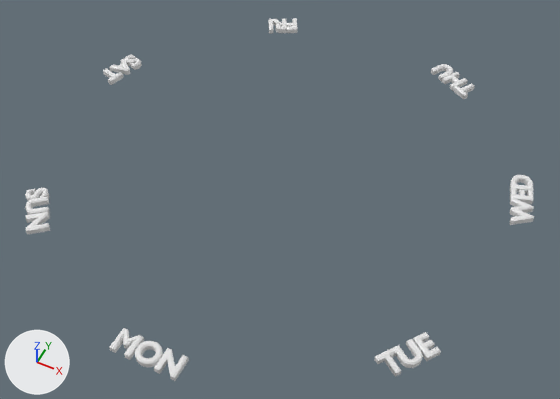
The OBJ model data/model/radial_text.obj, before and after one commit.
Both versions are drawn from a 50 mm camera at (1.12, -2.24, 2.63) aimed at (0.06, -0.11, -0.03). The lights are fixed; the arrows at lower left show +X, +Y and +Z. Where no turn or scale is listed for an object, it has been applied to the vertices. Vertices at the same position are counted once.

The scene before the commit, as lines of its bpy script (objects in view):
```python
me_mon = bpy.data.meshes.new('MON')
me_mon.from_pydata(...)  # 484 vertices, 597 faces; spans x -0.146..0.143, y -1.147..-1.048, z 0.038..0.075
me_mon_001 = bpy.data.meshes.new('MON.001')
me_mon_001.from_pydata(...)  # 392 vertices, 478 faces; spans x 0.767..0.981, y -0.766..-0.547, z 0.038..0.075
me_mon_002 = bpy.data.meshes.new('MON.002')
me_mon_002.from_pydata(...)  # 840 vertices, 1038 faces; spans x -0.937..-0.72, y -0.832..-0.596, z 0.035..0.076
me_mon_003 = bpy.data.meshes.new('MON.003')
me_mon_003.from_pydata(...)  # 316 vertices, 387 faces; spans x 0.979..1.128, y 0.144..0.441, z 0.038..0.075
me_mon_004 = bpy.data.meshes.new('MON.004')
me_mon_004.from_pydata(...)  # 564 vertices, 697 faces; spans x -1.127..-0.988, y 0.149..0.383, z 0.038..0.075
me_mon_005 = bpy.data.meshes.new('MON.005')
me_mon_005.from_pydata(...)  # 392 vertices, 478 faces; spans x 0.392..0.636, y 0.85..1.049, z 0.038..0.075
me_mon_006 = bpy.data.meshes.new('MON.006')
me_mon_006.from_pydata(...)  # 432 vertices, 532 faces; spans x -0.564..-0.38, y 0.905..1.065, z 0.038..0.075
ob_mon = bpy.data.objects.new('MON', me_mon)
ob_mon.location = (0.0, 0.0, 0.0)
ob_mon_001 = bpy.data.objects.new('MON.001', me_mon_001)
ob_mon_001.location = (0.0, 0.0, 0.0)
ob_mon_002 = bpy.data.objects.new('MON.002', me_mon_002)
ob_mon_002.location = (0.0, 0.0, 0.0)
ob_mon_003 = bpy.data.objects.new('MON.003', me_mon_003)
ob_mon_003.location = (0.0, 0.0, 0.0)
ob_mon_004 = bpy.data.objects.new('MON.004', me_mon_004)
ob_mon_004.location = (0.0, 0.0, 0.0)
ob_mon_005 = bpy.data.objects.new('MON.005', me_mon_005)
ob_mon_005.location = (0.0, 0.0, 0.0)
ob_mon_006 = bpy.data.objects.new('MON.006', me_mon_006)
ob_mon_006.location = (0.0, 0.0, 0.0)
```
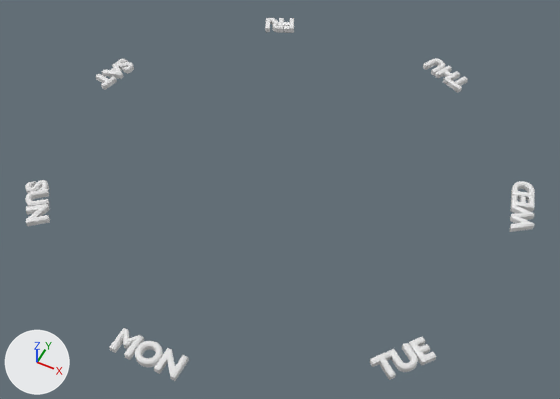
Commit message: Improved visual display of passed days.

Location of each change, (x1, y1, x2, y2) in pixels of the pictures (560 x 399 px):
'MON.001', mesh turned: before (375, 332, 441, 377); after (370, 336, 436, 380)
'MON.003', mesh turned: before (510, 175, 534, 225); after (510, 181, 535, 232)
'MON.002', deleted: before (25, 188, 50, 235)
'day_SUN_MON.002', added: after (25, 180, 50, 226)
'MON.005', deleted: before (430, 64, 475, 99)
'day_THU_MON.005', added: after (423, 58, 468, 93)
'day_SAT_MON.004', added: after (96, 59, 134, 90)
'MON.004', deleted: before (103, 55, 142, 85)
'MON.006', mesh turned: before (269, 18, 297, 34); after (265, 18, 294, 33)

Diff of the bpy script that builds the scene:
```diff
--- a/data/model/radial_text.obj.py
+++ b/data/model/radial_text.obj.py
@@ me_mon_001 @@
 me_mon_001.from_pydata(...)  # 392 vertices, 478 faces; spans x 0.767..0.981, y -0.766..-0.547, z 0.038..0.075
 # used by ob_mon_001; location = (0.0, 0.0, 0.0)
+# me_mon_001 part 2: the whole mesh is turned -2.2 degrees about the z axis through its middle, then moved by (-0.01, -0.023, 0.0)
@@ me_mon_003 @@
 me_mon_003.from_pydata(...)  # 316 vertices, 387 faces; spans x 0.979..1.128, y 0.144..0.441, z 0.038..0.075
 # used by ob_mon_003; location = (0.0, 0.0, 0.0)
+# me_mon_003 part 3: the whole mesh is turned -1.4 degrees about the z axis through its middle, then moved by (0.014, -0.039, 0.0)
@@ me_mon_006 @@
 me_mon_006.from_pydata(...)  # 432 vertices, 532 faces; spans x -0.564..-0.38, y 0.905..1.065, z 0.038..0.075
 # used by ob_mon_006; location = (0.0, 0.0, 0.0)
+# me_mon_006 part 1: the whole mesh is turned -2.9 degrees about the z axis through its middle, then moved by (-0.018, -0.001, 0.0)
@@ me_day_thu_mon_005 @@
+me_day_thu_mon_005.from_pydata(...)  # 392 vertices, 478 faces; spans x 0.342..0.587, y 0.888..1.075, z 0.038..0.075
@@ me_day_sun_mon_002 @@
+me_day_sun_mon_002.from_pydata(...)  # 840 vertices, 1038 faces; spans x -0.967..-0.749, y -0.796..-0.559, z 0.035..0.076
@@ me_day_sat_mon_004 @@
+me_day_sat_mon_004.from_pydata(...)  # 564 vertices, 697 faces; spans x -1.137..-1.007, y 0.104..0.336, z 0.038..0.075
@@ ob_mon_002 @@
-ob_mon_002 = bpy.data.objects.new('MON.002', me_mon_002)
-ob_mon_002.location = (0.0, 0.0, 0.0)
@@ ob_mon_004 @@
-ob_mon_004 = bpy.data.objects.new('MON.004', me_mon_004)
-ob_mon_004.location = (0.0, 0.0, 0.0)
@@ ob_mon_005 @@
-ob_mon_005 = bpy.data.objects.new('MON.005', me_mon_005)
-ob_mon_005.location = (0.0, 0.0, 0.0)
@@ ob_day_thu_mon_005 @@
+ob_day_thu_mon_005 = bpy.data.objects.new('day_THU_MON.005', me_day_thu_mon_005)
+ob_day_thu_mon_005.location = (0.0, 0.0, 0.0)
@@ ob_day_sun_mon_002 @@
+ob_day_sun_mon_002 = bpy.data.objects.new('day_SUN_MON.002', me_day_sun_mon_002)
+ob_day_sun_mon_002.location = (0.0, 0.0, 0.0)
@@ ob_day_sat_mon_004 @@
+ob_day_sat_mon_004 = bpy.data.objects.new('day_SAT_MON.004', me_day_sat_mon_004)
+ob_day_sat_mon_004.location = (0.0, 0.0, 0.0)
```
